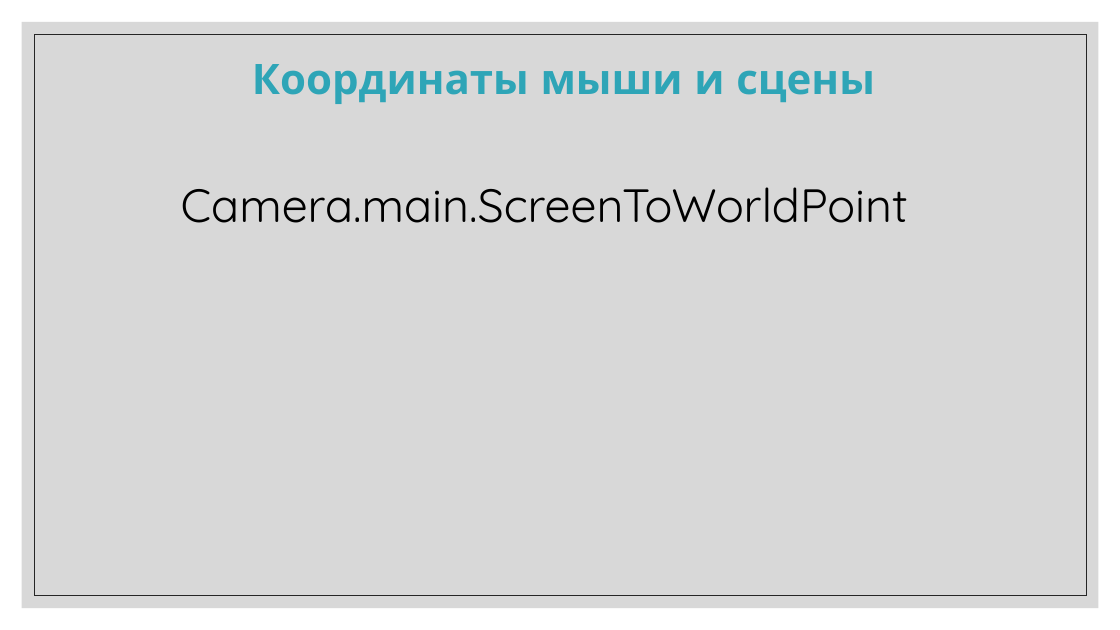
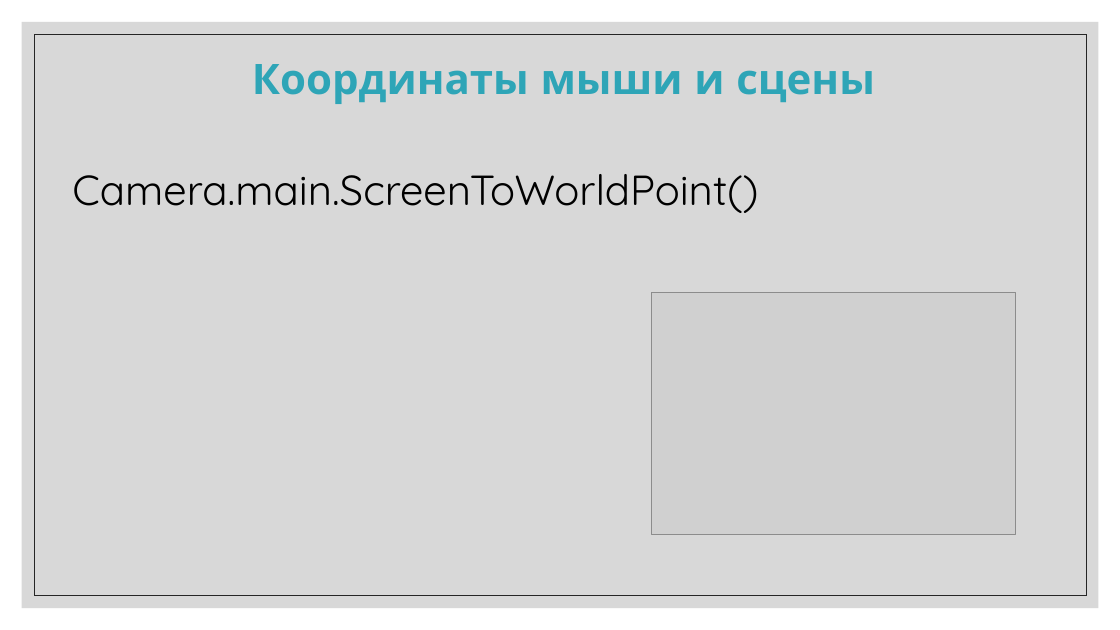
Before and after one commit to IriEfremova/LessonsCube, a slide deck: slide 8 of Unity/Lesson10/Mouse.pptx. Drawn at 1120x630 pixels with LibreOffice and Linux fonts; fonts in the diff are those of the drawing; grey boxes stand for pictures. Boxes give left, top, right and bottom in pixels: in the first picture for what was removed or moved away, otherwise in the second. Text is boxed around its words. In the diff, an @@ line names an element or a change of style, - is before the commit and + after.

```diff
--- a/Unity/Lesson10/Mouse.pptx
+++ b/Unity/Lesson10/Mouse.pptx
@@ text at <box>72,174,758,213</box>: text changed; size 40 to 36 pt @@
-Camera.main.ScreenToWorldPoint
+Camera.main.ScreenToWorldPoint()
@@ picture added at <box>652,293,1016,535</box> @@
```
Also in this commit, not shown: 2 other slides changed, 4 slides added, 3 other files.
